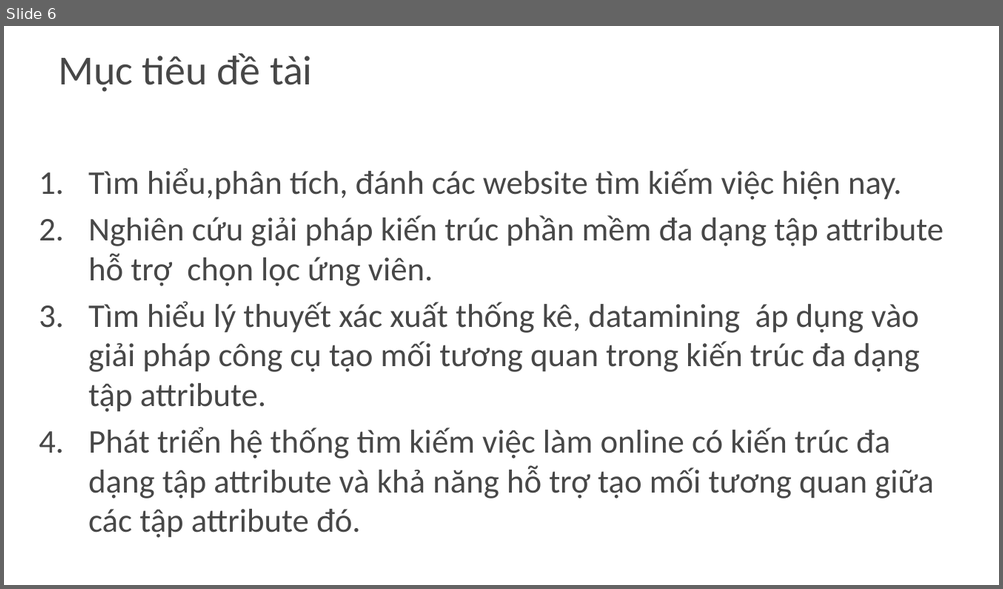
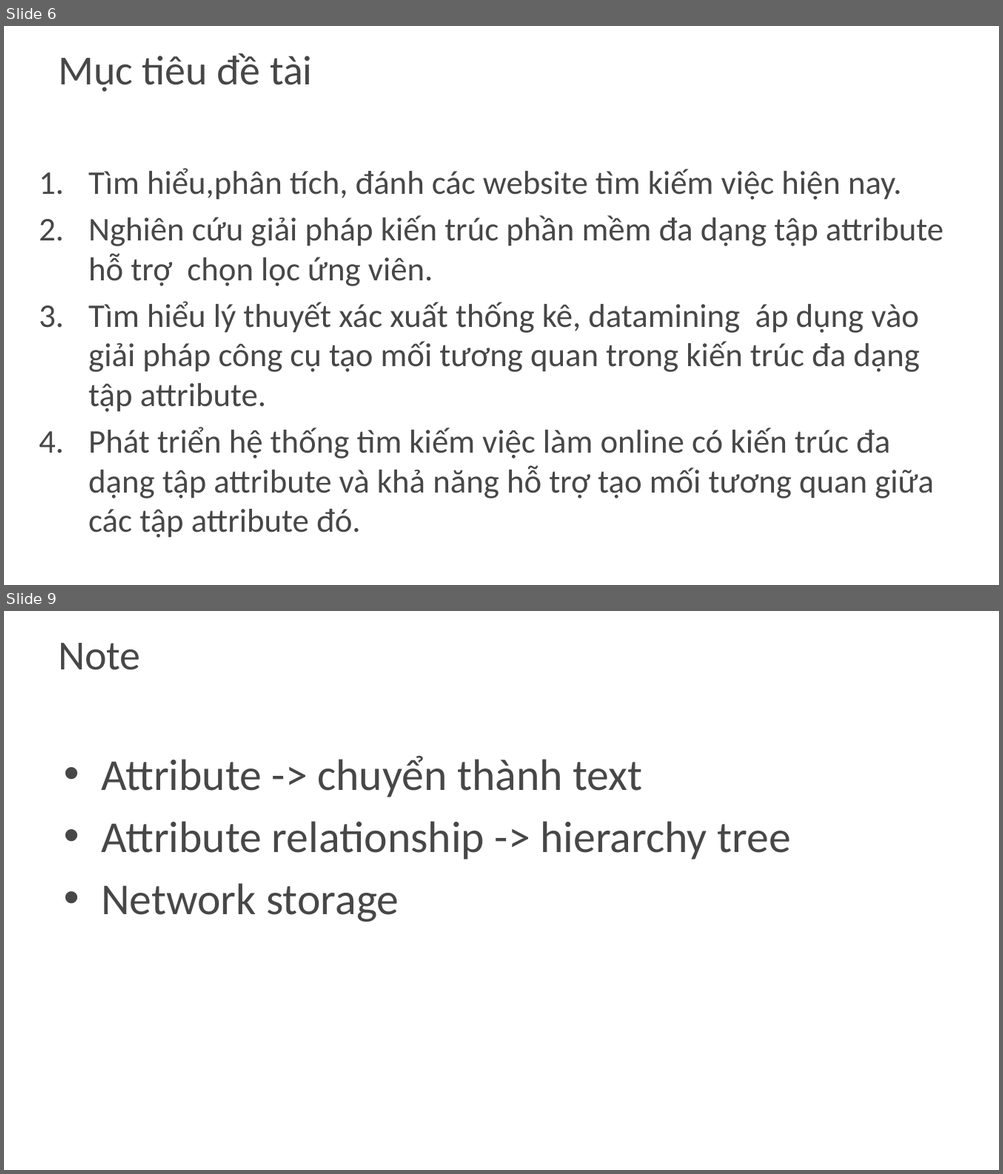
Before and after one commit to khanhduy94/jobzoom, a slide deck: Documents/JobZoom.pptx. Shown one above the other, each under a label of ours: slide 6 before the commit, slides 6 and 9 after it; the slides between them are not shown. The pictures are 1003x589 and 1003x1174 pixels, drawn with LibreOffice and Linux fonts; fonts in the diff are those of the drawing; background and template pictures are left out. Boxes give left, top, right and bottom in pixels: in the first picture for what was removed or moved away, otherwise in the second. Text is boxed around its words. In the diff, an @@ line names an element or a change of style, - is before the commit and + after.

```diff
--- a/Documents/JobZoom.pptx
+++ b/Documents/JobZoom.pptx
@@ slide 9 added at [4, 611, 999, 1170], background picture (left out) @@
@@ title added at [58, 643, 141, 670], 30 pt, text #474747 @@
+Note
@@ text added at [101, 755, 791, 923], 32 pt, text #474747 @@
+• Attribute -> chuyển thành text
+• Attribute relationship -> hierarchy tree
+• Network storage
```
Also in this commit, not shown: 1 slide changed, 5 other slides added, 1 slide removed.
